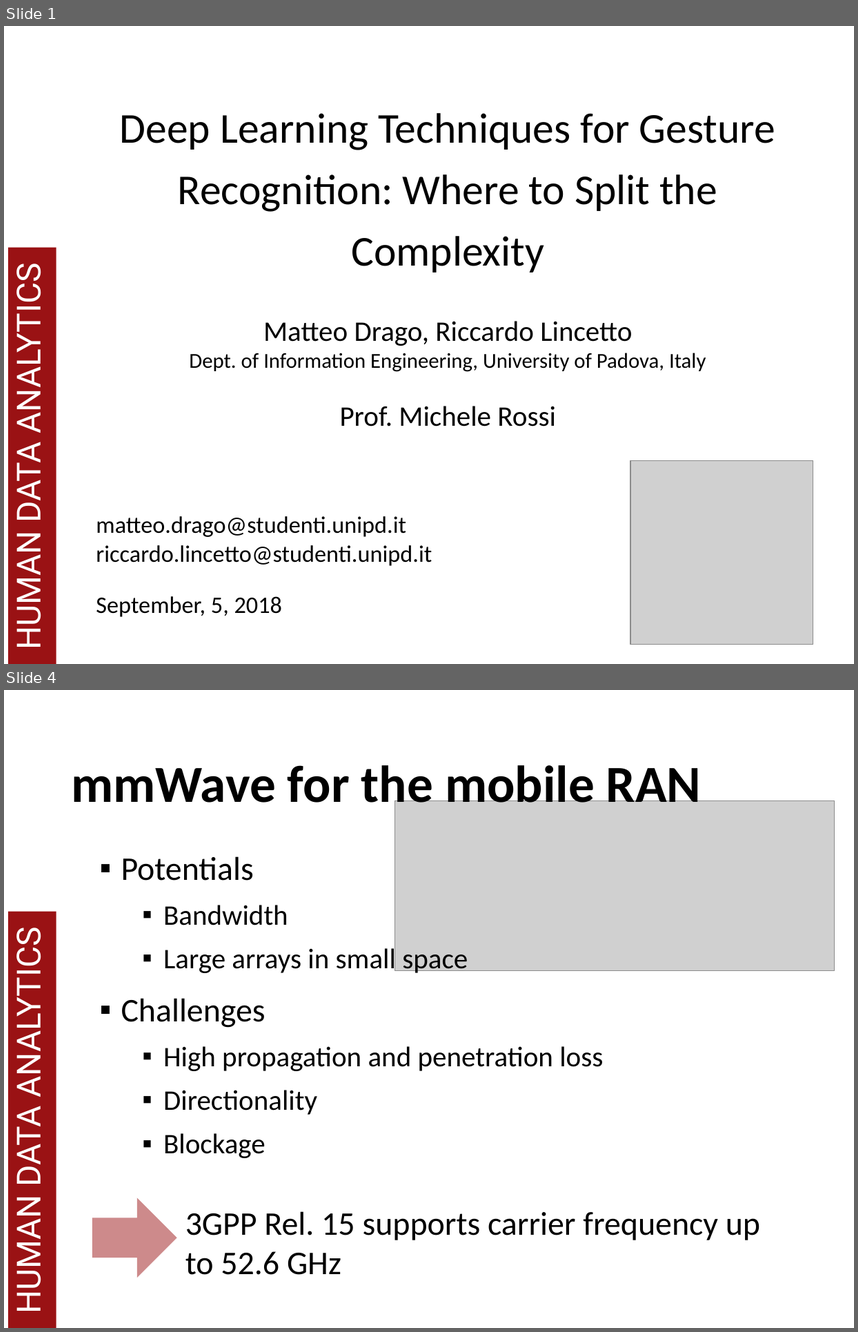
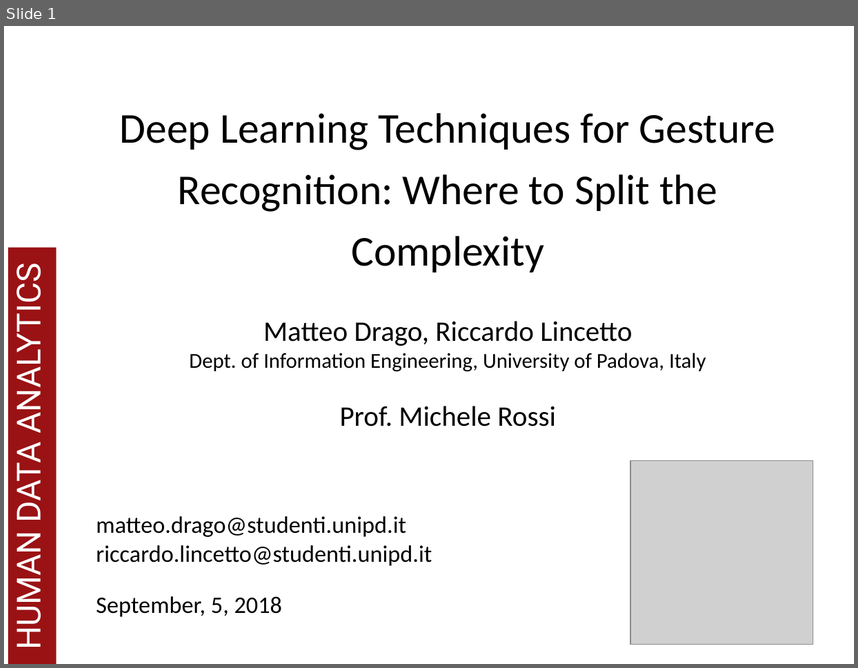
Before and after one commit to MatteoDrago/hda-project, a slide deck: presentation/HDA 2018.pptx. Shown one above the other, each under a label of ours: slides 1 and 4 before the commit, slide 1 after it; the slides between them are not shown. The pictures are 858x1332 and 858x668 pixels, drawn with LibreOffice and Linux fonts; fonts in the diff are those of the drawing; grey boxes stand for pictures; background and template pictures are left out. Boxes give left, top, right and bottom in pixels: in the first picture for what was removed or moved away, otherwise in the second. Text is boxed around its words. In the diff, an @@ line names an element or a change of style, - is before the commit and + after.

```diff
--- a/presentation/HDA 2018.pptx
+++ b/presentation/HDA 2018.pptx
@@ slide 4 removed at bbox=[4, 690, 854, 1328], background #FFFFFF; not listed: 2 template elements that a slide beside it also shows @@
@@ title removed at bbox=[71, 759, 701, 814] @@
-mmWave for the mobile RAN
@@ picture removed at bbox=[395, 800, 835, 971] @@
@@ text removed at bbox=[121, 856, 603, 1158] @@
-▪ Potentials
-  ▪ Bandwidth
-  ▪ Large arrays in small space
-▪ Challenges
-  ▪ High propagation and penetration loss
-  ▪ Directionality
-  ▪ Blockage
@@ right arrow removed at bbox=[92, 1198, 177, 1277] @@
@@ text removed at bbox=[185, 1211, 760, 1274] @@
-3GPP Rel. 15 supports carrier frequency up to 52.6 GHz
```
Also in this commit, not shown: 1 slide changed, 6 slides added, 15 other slides removed, 6 other files.
